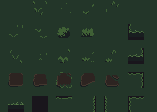
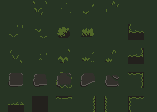
Layer changes from the first (157, 112) image to the second:
added layer "Grupo 2 copia" above "Grupo 2" over (0, 0, 157, 112)
moved "Capa 30" into group "Grupo 2" over (128, 24, 144, 40)
moved "Capa 28" into group "Grupo 2" over (128, 48, 144, 64)
moved "Capa 27" into group "Grupo 2" over (8, 3, 144, 112)
moved "Capa 15 copia 2 (combinado) copia 2" into group "Grupo 2" over (0, 0, 157, 112)
moved "Capa 29" into group "Grupo 2" over (125, 20, 149, 67)
